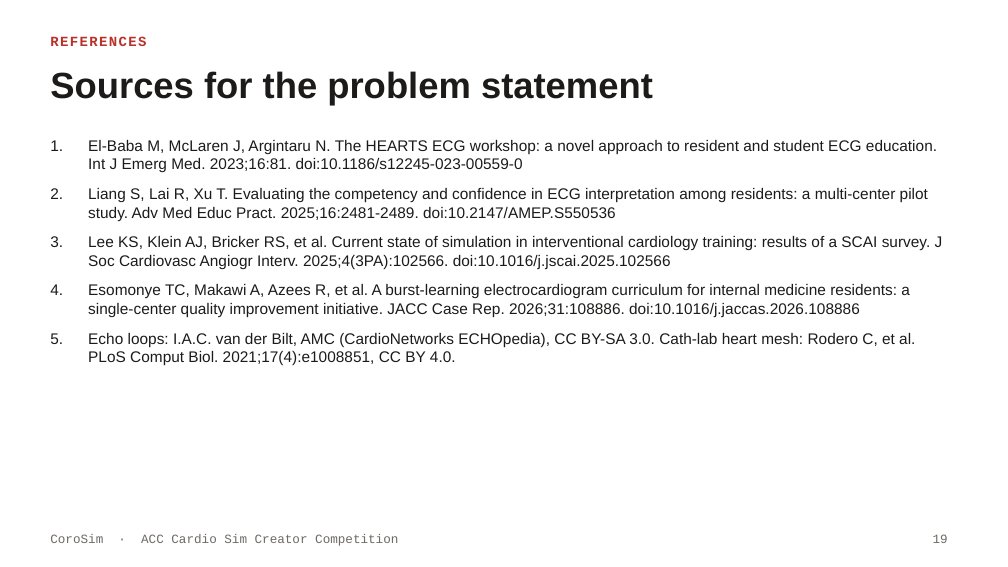
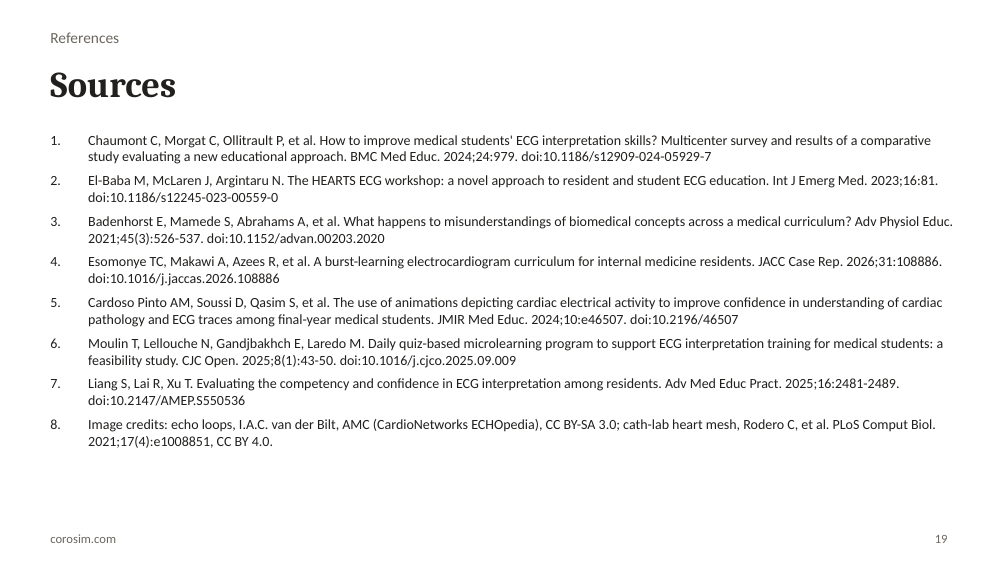
Before and after one commit to sirpravnp/corosim, a slide deck: slide 19 of docs/acc-sim-competition/CoroSim_ACC_Cardio_Sim_Creator.pptx. Drawn at 1008x567 pixels with LibreOffice and Linux fonts; fonts in the diff are those of the drawing. Boxes give left, top, right and bottom in pixels: in the first picture for what was removed or moved away, otherwise in the second. Text is boxed around its words. In the diff, an @@ line names an element or a change of style, - is before the commit and + after.

```diff
--- a/docs/acc-sim-competition/CoroSim_ACC_Cardio_Sim_Creator.pptx
+++ b/docs/acc-sim-competition/CoroSim_ACC_Cardio_Sim_Creator.pptx
@@ text at <box>50,32,119,43</box>: text changed; size 10 to 11 pt; font Courier New to Calibri; text colour #B8322A to #6B665F; bold off @@
-REFERENCES
+References
@@ title at <box>50,72,176,98</box>: text changed; font Arial to Cambria; text colour #1C1B1A to #22201E @@
-Sources for the problem statement
+Sources
@@ text at <box>88,135,931,164</box>: paragraph added @@
+1. Chaumont C, Morgat C, Ollitrault P, et al. How to improve medical students' ECG interpretation skills? Multicenter survey and results of a comparative study evaluating a new educational approach. BMC Med Educ. 2024;24:979. doi:10.1186/s12909-024-05929-7
@@ text at <box>88,175,939,203</box>: size 11 to 10 pt, font Arial to Calibri, text colour #1C1B1A to #22201E in "El-Baba M, McLaren J, Argintaru N. The ..."; less space between paragraphs @@
@@ text at <box>88,216,954,448</box>: text changed; size 11 to 10 pt; font Arial to Calibri; text colour #1C1B1A to #22201E @@
-2. Liang S, Lai R, Xu T. Evaluating the competency and confidence in ECG interpretation among residents: a multi-center pilot study. Adv Med Educ Pract. 2025;16:2481-2489. doi:10.2147/AMEP.S550536
-3. Lee KS, Klein AJ, Bricker RS, et al. Current state of simulation in interventional cardiology training: results of a SCAI survey. J Soc Cardiovasc Angiogr Interv. 2025;4(3PA):102566. doi:10.1016/j.jscai.2025.102566
-4. Esomonye TC, Makawi A, Azees R, et al. A burst-learning electrocardiogram curriculum for internal medicine residents: a single-center quality improvement initiative. JACC Case Rep. 2026;31:108886. doi:10.1016/j.jaccas.2026.108886
-5. Echo loops: I.A.C. van der Bilt, AMC (CardioNetworks ECHOpedia), CC BY-SA 3.0. Cath-lab heart mesh: Rodero C, et al. PLoS Comput Biol. 2021;17(4):e1008851, CC BY 4.0.
+3. Badenhorst E, Mamede S, Abrahams A, et al. What happens to misunderstandings of biomedical concepts across a medical curriculum? Adv Physiol Educ. 2021;45(3):526-537. doi:10.1152/advan.00203.2020
+4. Esomonye TC, Makawi A, Azees R, et al. A burst-learning electrocardiogram curriculum for internal medicine residents. JACC Case Rep. 2026;31:108886. doi:10.1016/j.jaccas.2026.108886
+5. Cardoso Pinto AM, Soussi D, Qasim S, et al. The use of animations depicting cardiac electrical activity to improve confidence in understanding of cardiac pathology and ECG traces among final-year medical students. JMIR Med Educ. 2024;10:e46507. doi:10.2196/46507
+6. Moulin T, Lellouche N, Gandjbakhch E, Laredo M. Daily quiz-based microlearning program to support ECG interpretation training for medical students: a feasibility study. CJC Open. 2025;8(1):43-50. doi:10.1016/j.cjco.2025.09.009
+7. Liang S, Lai R, Xu T. Evaluating the competency and confidence in ECG interpretation among residents. Adv Med Educ Pract. 2025;16:2481-2489. doi:10.2147/AMEP.S550536
+8. Image credits: echo loops, I.A.C. van der Bilt, AMC (CardioNetworks ECHOpedia), CC BY-SA 3.0; cath-lab heart mesh, Rodero C, et al. PLoS Comput Biol. 2021;17(4):e1008851, CC BY 4.0.
@@ text removed at <box>50,534,398,546</box> @@
-CoroSim · ACC Cardio Sim Creator Competition
@@ text added at <box>50,534,116,543</box>, 9 pt, text #6B665F @@
+corosim.com
@@ page number at <box>935,535,948,543</box>: font Courier New to Calibri, text colour #6E6A65 to #6B665F @@
```
Also in this commit, not shown: 14 other slides changed, 4 slides added, 4 slides removed, 1 other file.
